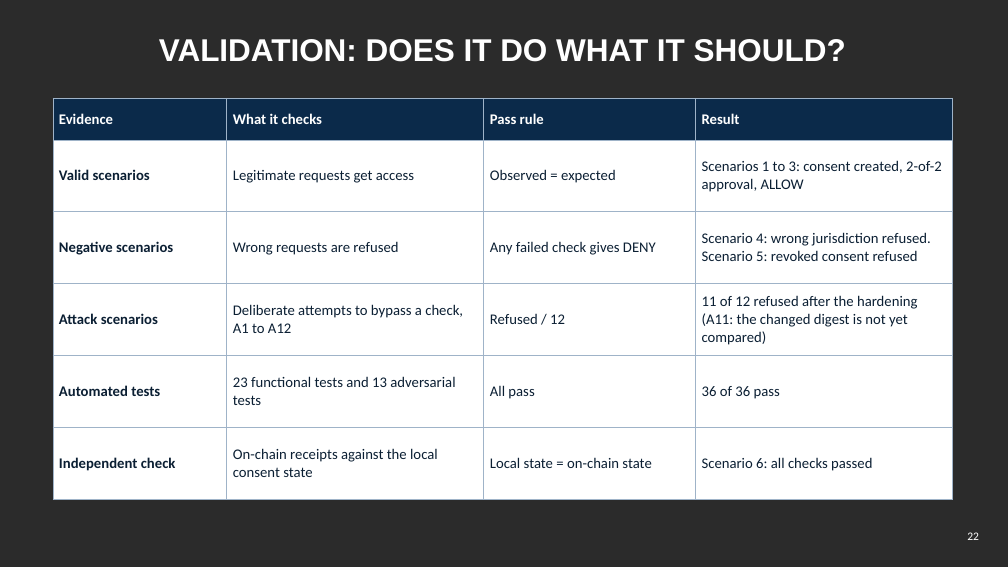
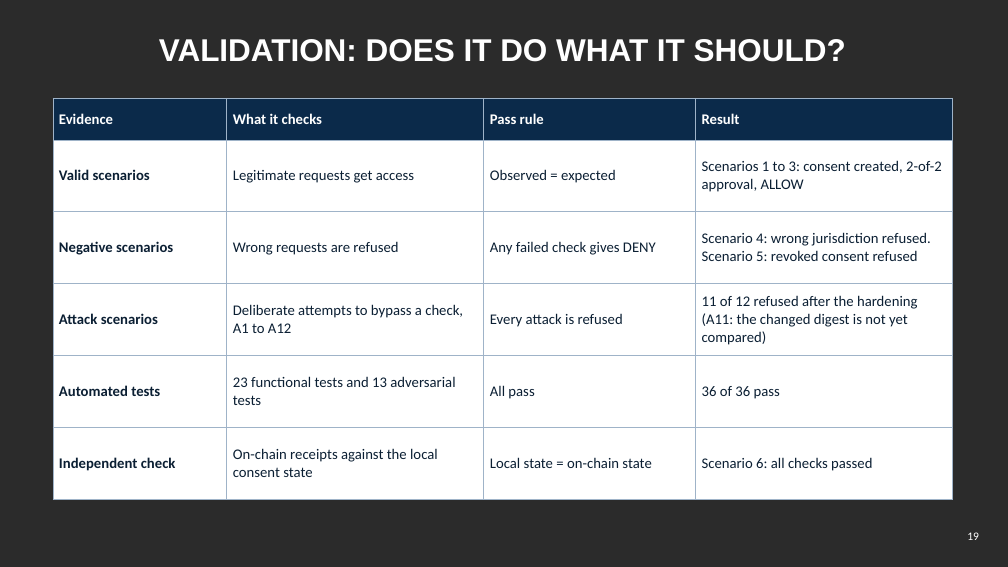
Before and after one commit to yasir12345678900/HealthRWA-Sepolia-Personal-try, a slide deck: slide 19 of docs/Yasir_Candidature_Reassessment_Slides_Simple.pptx (slide 22 before the commit). Drawn at 1008x567 pixels with LibreOffice and Linux fonts; fonts in the diff are those of the drawing; background and template pictures are left out; a plain dark background stands for a picture behind light text. Boxes give left, top, right and bottom in pixels: in the first picture for what was removed or moved away, otherwise in the second. Text is boxed around its words. In the diff, an @@ line names an element or a change of style, - is before the commit and + after.

```diff
--- a/docs/Yasir_Candidature_Reassessment_Slides_Simple.pptx
+++ b/docs/Yasir_Candidature_Reassessment_Slides_Simple.pptx
@@ table at (x1=53, y1=98, x2=953, y2=481) @@
-row 4, column 3: Refused / 12
+row 4, column 3: Every attack is refused
@@ page number at (x1=967, y1=532, x2=979, y2=540): text changed @@
-22
+19
```
Also in this commit, not shown: 15 other slides changed, 1 other file.
